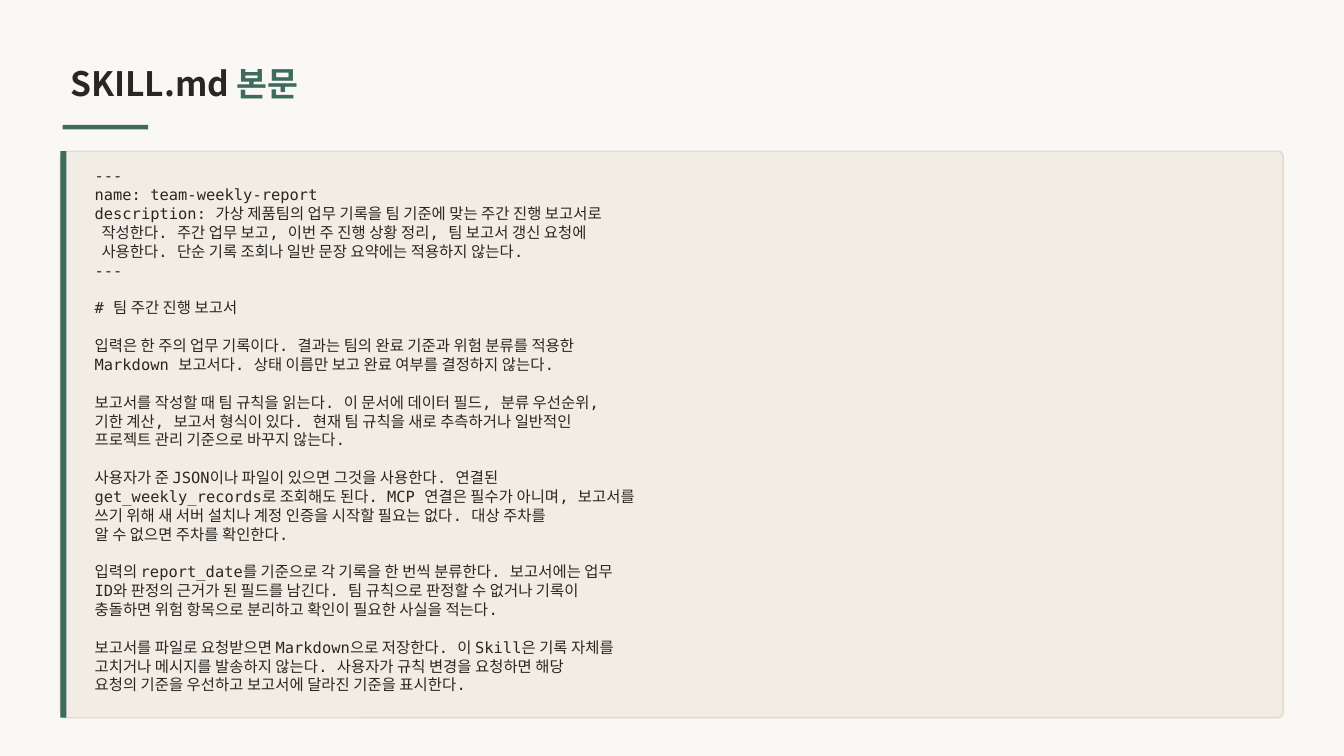
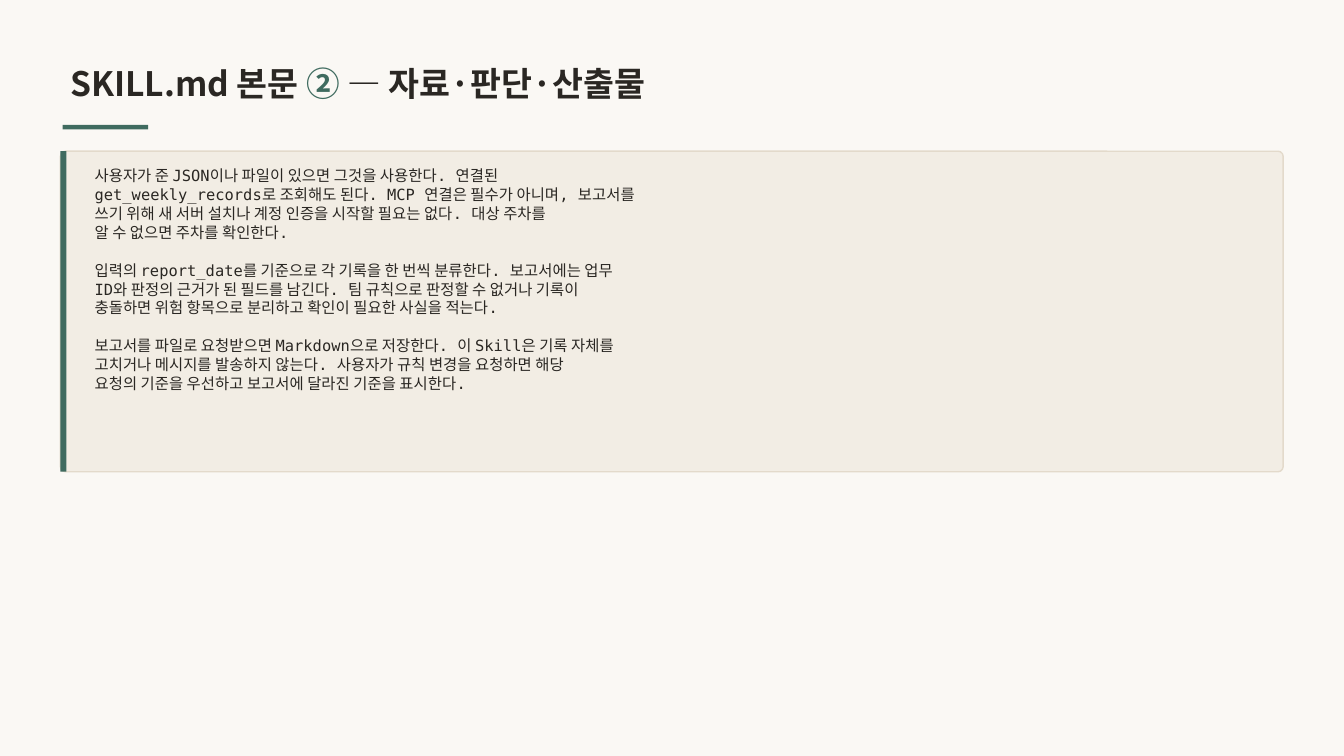
Before and after one commit to inseoklee-ai/study-room, a slide deck: slide 8 of save-as-skill/save-as-skill.pptx (slide 7 before the commit). Drawn at 1344x756 pixels with LibreOffice and Linux fonts; fonts in the diff are those of the drawing. Boxes give left, top, right and bottom in pixels: in the first picture for what was removed or moved away, otherwise in the second. Text is boxed around its words. In the diff, an @@ line names an element or a change of style, - is before the commit and + after.

```diff
--- a/save-as-skill/save-as-skill.pptx
+++ b/save-as-skill/save-as-skill.pptx
@@ text at (x1=70, y1=67, x2=645, y2=99): text changed @@
-SKILL.md 본문
+SKILL.md 본문 ② — 자료·판단·산출물
@@ rounded rectangle resized from (x1=60, y1=151, x2=1284, y2=718) to (x1=60, y1=151, x2=1284, y2=472) @@
@@ rounded rectangle at (x1=60, y1=151, x2=1284, y2=472): proportions changed @@
@@ rectangle resized from (x1=60, y1=151, x2=67, y2=718) to (x1=60, y1=151, x2=67, y2=472) @@
@@ text at (x1=95, y1=188, x2=602, y2=447): paragraphs removed @@
----
-name: team-weekly-report
-description: 가상 제품팀의 업무 기록을 팀 기준에 맞는 주간 진행 보고서로
-작성한다. 주간 업무 보고, 이번 주 진행 상황 정리, 팀 보고서 갱신 요청에
-사용한다. 단순 기록 조회나 일반 문장 요약에는 적용하지 않는다.
----
-# 팀 주간 진행 보고서
-입력은 한 주의 업무 기록이다. 결과는 팀의 완료 기준과 위험 분류를 적용한
-Markdown 보고서다. 상태 이름만 보고 완료 여부를 결정하지 않는다.
-보고서를 작성할 때 팀 규칙을 읽는다. 이 문서에 데이터 필드, 분류 우선순위,
-기한 계산, 보고서 형식이 있다. 현재 팀 규칙을 새로 추측하거나 일반적인
-프로젝트 관리 기준으로 바꾸지 않는다.
```
Also in this commit, not shown: 1 slide added, 1 other file.
